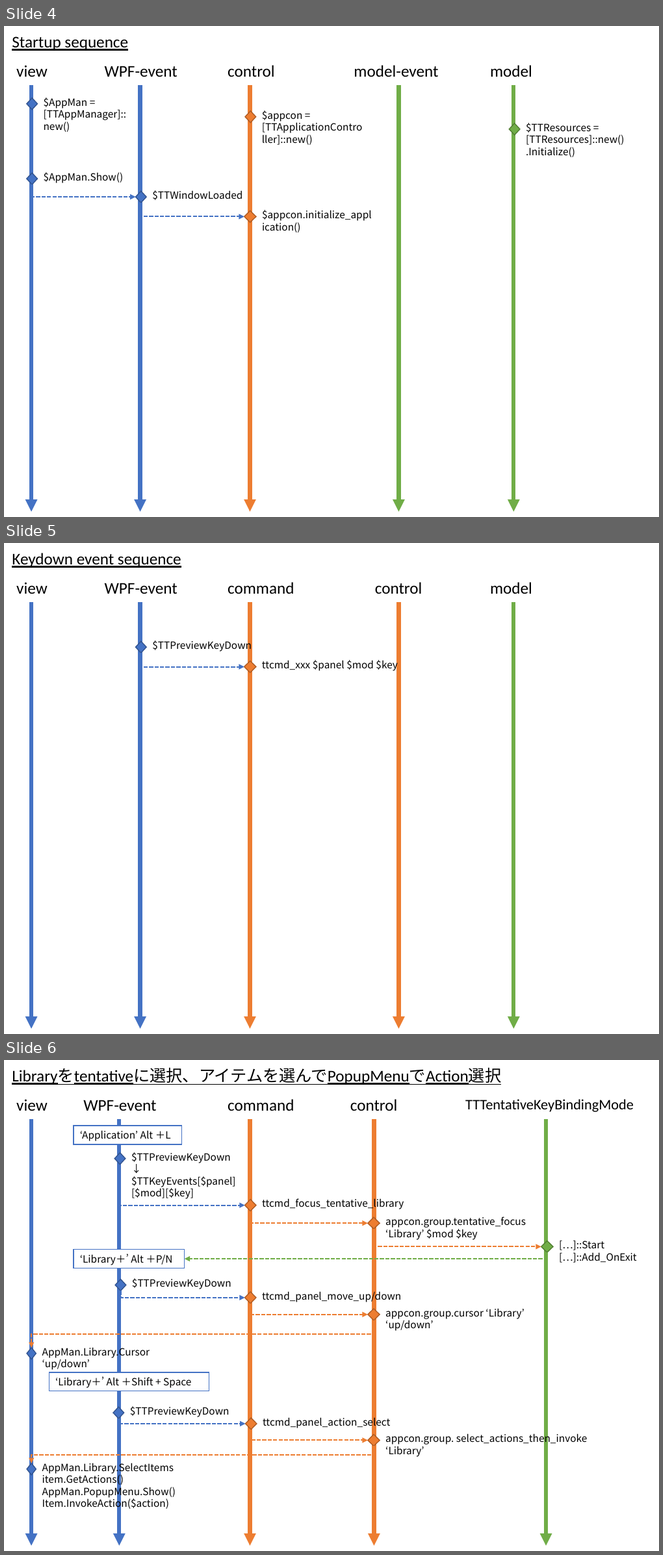
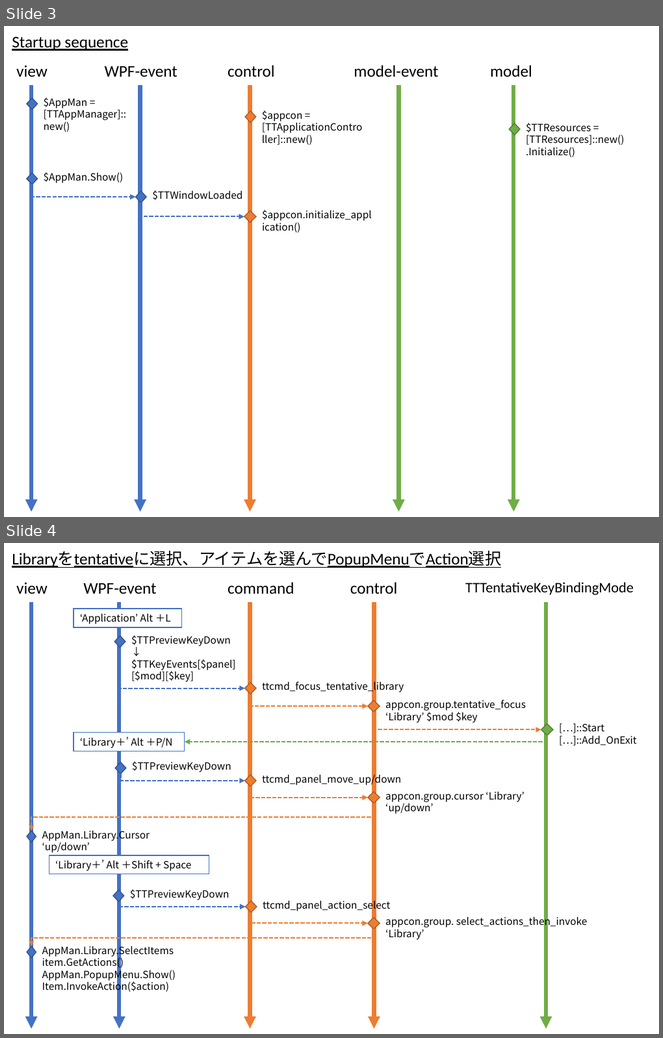
Before and after one commit to gogowooky/ThinktankPS, a slide deck: thinktank.pptx. Shown one above the other, each under a label of ours: slides 4, 5 and 6 before the commit, slides 3 and 4 after it. The pictures are 663x1555 and 663x1038 pixels, drawn with LibreOffice and Linux fonts; fonts in the diff are those of the drawing. Boxes give left, top, right and bottom in pixels: in the first picture for what was removed or moved away, otherwise in the second. Text is boxed around its words. In the diff, an @@ line names an element or a change of style, - is before the commit and + after.

```diff
--- a/thinktank.pptx
+++ b/thinktank.pptx
@@ slide 5 removed at <box>4,543,659,1034</box>, background #FFFFFF @@
@@ text removed at <box>12,553,181,568</box> @@
-Keydown event sequence
@@ text removed at <box>16,582,48,594</box> @@
-view
@@ text removed at <box>105,583,178,594</box> @@
-WPF-event
@@ text removed at <box>228,582,294,594</box> @@
-command
@@ text removed at <box>375,582,423,594</box> @@
-control
@@ text removed at <box>490,582,532,594</box> @@
-model
@@ arrow removed from (31, 602) to (31, 1029) @@
@@ arrow removed from (140, 602) to (140, 1029) @@
@@ arrow removed from (250, 602) to (250, 1029) @@
@@ arrow removed from (399, 602) to (399, 1029) @@
@@ arrow removed from (514, 602) to (514, 1029) @@
@@ text removed at <box>152,639,252,652</box> @@
-$TTPreviewKeyDown
@@ diamond removed at <box>136,641,146,653</box> @@
@@ elbow arrow removed from (141, 653) to (244, 667) @@
@@ text removed at <box>262,659,397,672</box> @@
-ttcmd_xxx $panel $mod $key
@@ diamond removed at <box>244,661,256,673</box> @@
@@ what was slide 4 is now slide 3 @@
@@ what was slide 6 is now slide 4 @@
```
Also in this commit, not shown: 1 other slide removed, 6 other files.
